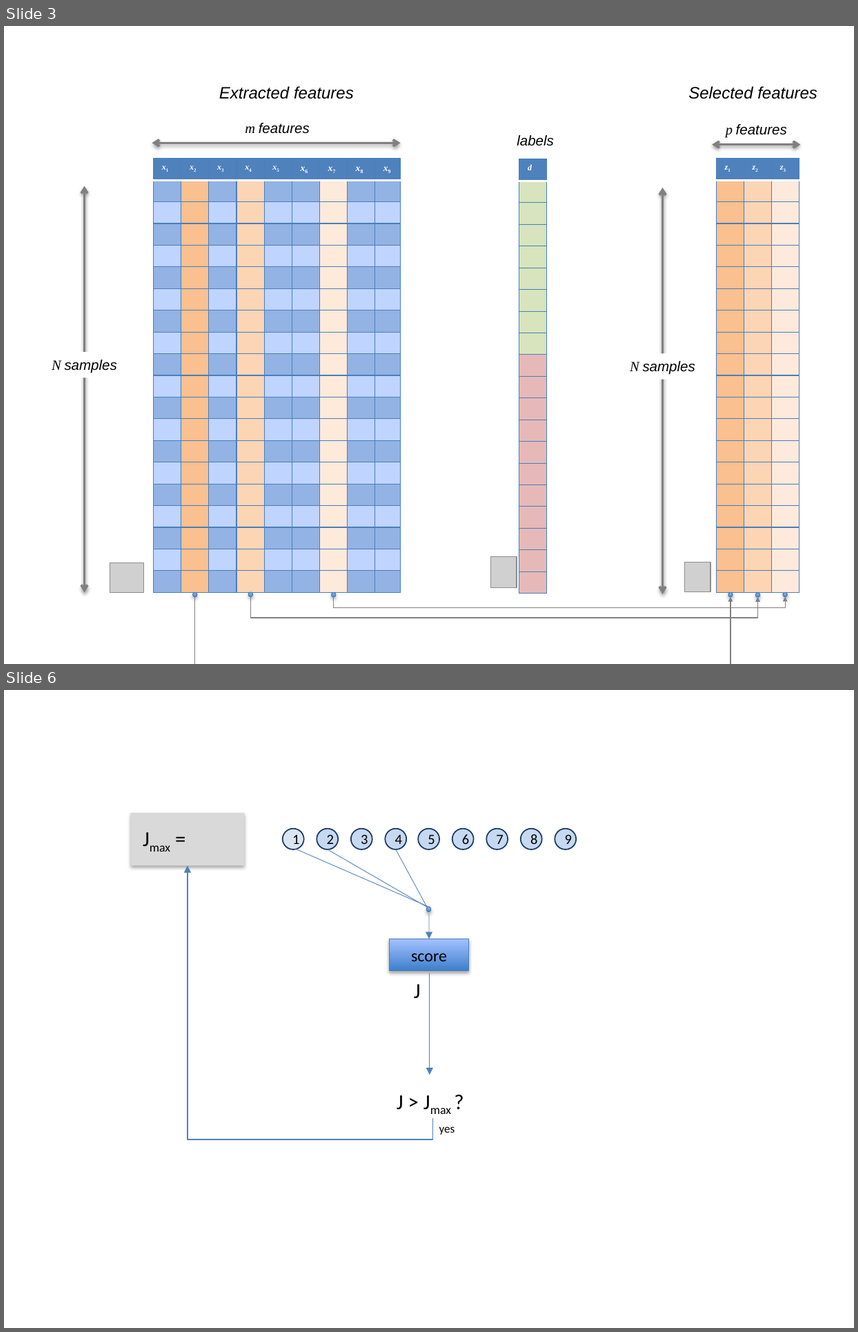
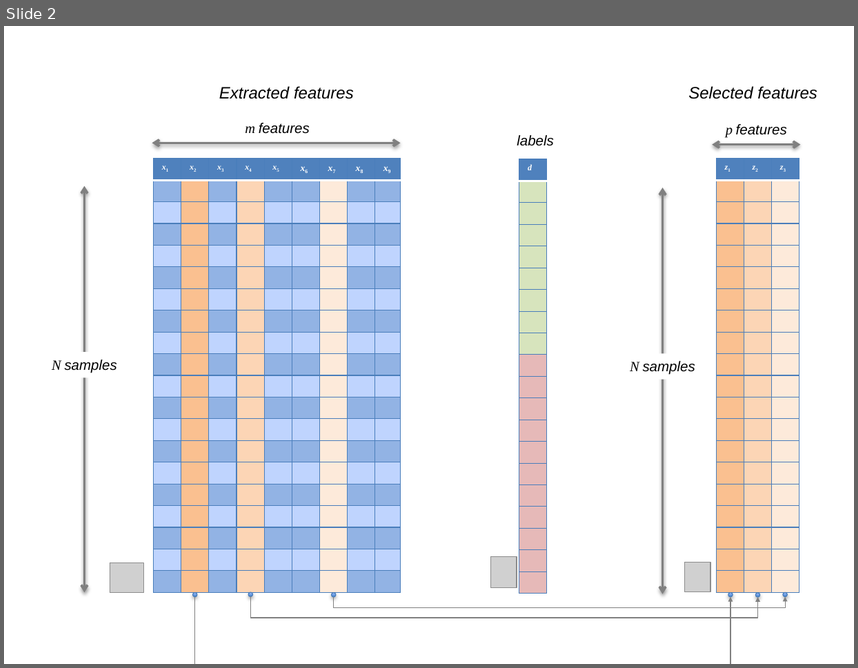
Before and after one commit to domingomery/patrones, a slide deck: clases/Cap03_Seleccion_de_Caracteristicas/presentations/PAT03_Clean.pptx. Shown one above the other, each under a label of ours: slides 3 and 6 before the commit, slide 2 after it; the slides between them are not shown. The pictures are 858x1332 and 858x668 pixels, drawn with LibreOffice and Linux fonts; fonts in the diff are those of the drawing; grey boxes stand for pictures. Boxes give left, top, right and bottom in pixels: in the first picture for what was removed or moved away, otherwise in the second. Text is boxed around its words. In the diff, an @@ line names an element or a change of style, - is before the commit and + after.

```diff
--- a/clases/Cap03_Seleccion_de_Caracteristicas/presentations/PAT03_Clean.pptx
+++ b/clases/Cap03_Seleccion_de_Caracteristicas/presentations/PAT03_Clean.pptx
@@ slide 6 removed at (4, 690, 854, 1328), background #FFFFFF @@
@@ rectangle removed at (131, 812, 245, 865) @@
@@ text removed at (134, 821, 208, 855) @@
-Jmax =
@@ ellipse removed at (283, 829, 304, 850) @@
-1
@@ ellipse removed at (317, 829, 338, 850) @@
-2
@@ ellipse removed at (351, 829, 372, 850) @@
-3
@@ ellipse removed at (385, 829, 406, 850) @@
-4
@@ ellipse removed at (418, 829, 439, 850) @@
-5
@@ ellipse removed at (452, 829, 473, 850) @@
-6
@@ ellipse removed at (487, 829, 508, 850) @@
-7
@@ ellipse removed at (521, 829, 542, 850) @@
-8
@@ ellipse removed at (555, 829, 576, 850) @@
-9
@@ line removed from (296, 849) to (429, 907) @@
@@ line removed from (328, 849) to (426, 907) @@
@@ line removed from (396, 849) to (428, 907) @@
@@ elbow arrow removed from (432, 1118) to (188, 865) @@
@@ ellipse removed at (426, 907, 430, 912) @@
@@ arrow removed from (429, 914) to (429, 939) @@
@@ rectangle removed at (389, 939, 469, 971) @@
-score
@@ arrow removed from (430, 973) to (430, 1074) @@
@@ text removed at (414, 984, 421, 998) @@
-J
@@ text removed at (397, 1095, 404, 1110) @@
-J > Jmax ?
@@ text removed at (439, 1126, 455, 1134) @@
-yes
@@ what was slide 3 is now slide 2 @@
```
Also in this commit, not shown: 1 slide changed, 1 slide added, 17 other slides removed, 11 other files.
